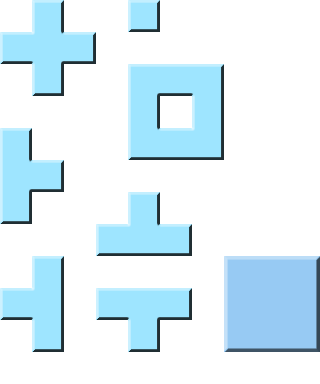
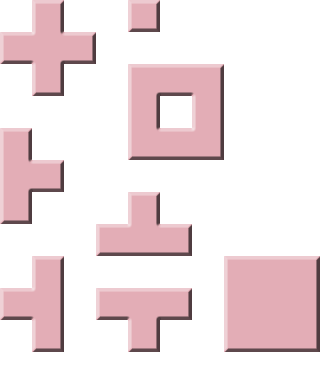
Layers edited between the first and the second 320 × 384 image:
painted on "Layer 1" over [224,256,320,352]
painted on "walls" over [0,0,224,352]
